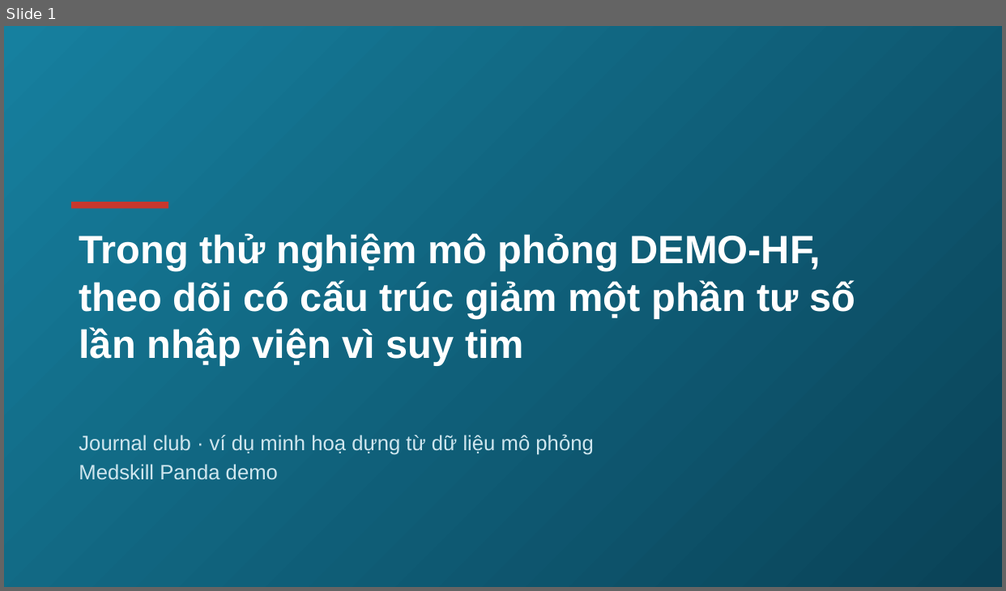
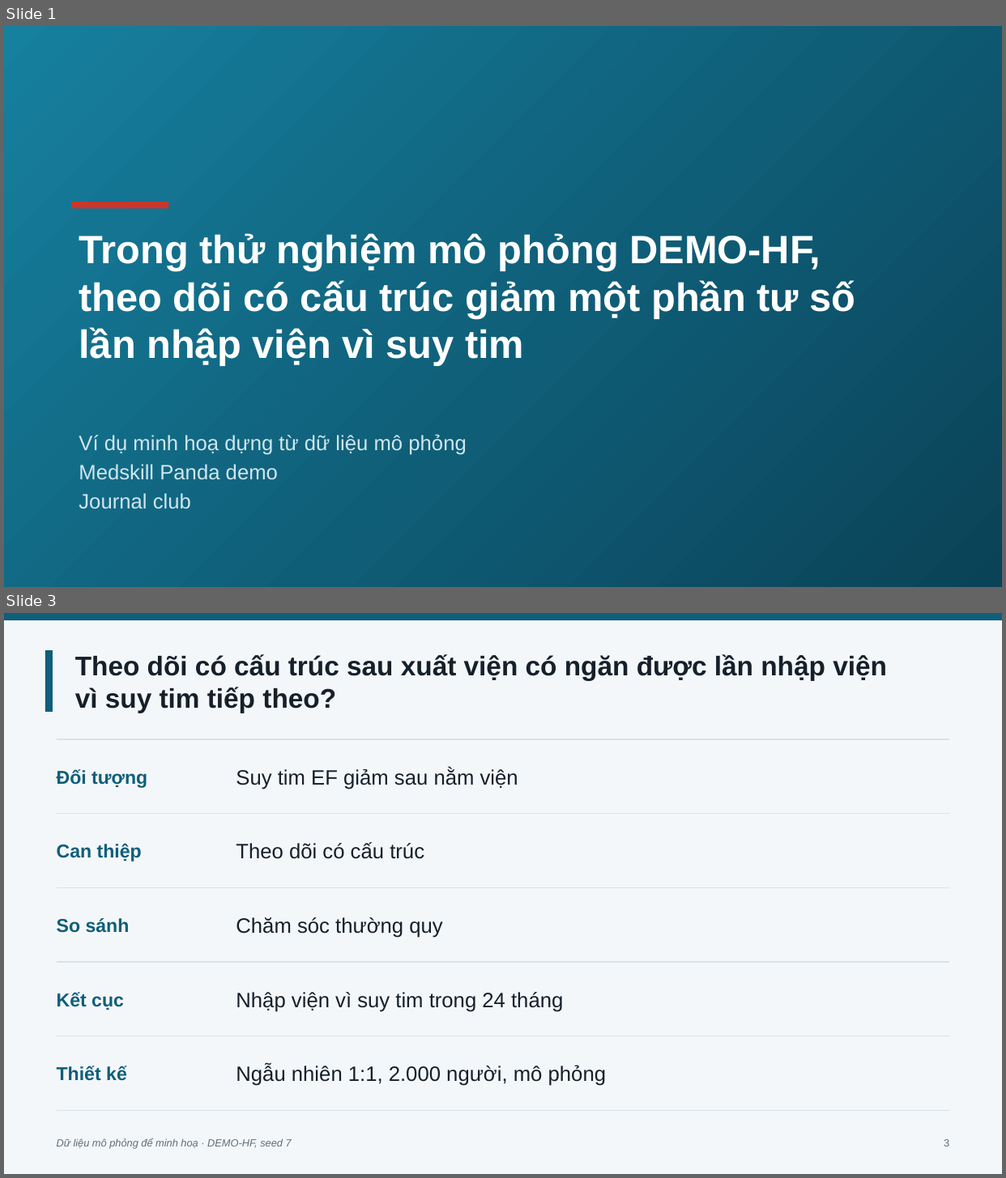
Before and after one commit to jackfeng94/medskill-panda, a slide deck: examples/demo-hf/pptx_vi/out/demo-hf.pptx. Shown one above the other, each under a label of ours: slide 1 before the commit, slides 1 and 3 after it; the slides between them are not shown. The pictures are 1006x591 and 1006x1178 pixels, drawn with LibreOffice and Linux fonts; fonts in the diff are those of the drawing; background and template pictures are left out. Boxes give left, top, right and bottom in pixels: in the first picture for what was removed or moved away, otherwise in the second. Text is boxed around its words. In the diff, an @@ line names an element or a change of style, - is before the commit and + after.

```diff
--- a/examples/demo-hf/pptx_vi/out/demo-hf.pptx
+++ b/examples/demo-hf/pptx_vi/out/demo-hf.pptx
@@ slide 3 added at (4, 613, 1002, 1174), background #F4F7F9 @@
@@ rectangle added at (4, 613, 1002, 620), fill #0F5E7A @@
@@ rectangle added at (45, 650, 53, 712), fill #0F5E7A @@
@@ title added at (75, 654, 887, 713), 26 pt, text #15202B, bold @@
+Theo dõi có cấu trúc sau xuất viện có ngăn được lần nhập viện vì suy tim tiếp theo?
@@ line added from (57, 739) to (949, 739), #D9E2E8 1 pt @@
@@ text added at (57, 769, 147, 788), 18 pt, text #0F5E7A, bold @@
+Đối tượng
@@ text added at (236, 768, 518, 790), 20 pt, text #15202B @@
+Suy tim EF giảm sau nằm viện
@@ line added from (57, 814) to (949, 814), #D9E2E8 1 pt @@
@@ text added at (57, 843, 142, 862), 18 pt, text #0F5E7A, bold @@
+Can thiệp
@@ text added at (236, 842, 424, 859), 20 pt, text #15202B @@
+Theo dõi có cấu trúc
@@ line added from (57, 888) to (949, 888), #D9E2E8 1 pt @@
@@ text added at (57, 918, 130, 933), 18 pt, text #0F5E7A, bold @@
+So sánh
@@ text added at (236, 918, 442, 938), 20 pt, text #15202B @@
+Chăm sóc thường quy
@@ line added from (57, 963) to (949, 963), #D9E2E8 1 pt @@
@@ text added at (57, 992, 124, 1010), 18 pt, text #0F5E7A, bold @@
+Kết cục
@@ text added at (236, 992, 563, 1012), 20 pt, text #15202B @@
+Nhập viện vì suy tim trong 24 tháng
@@ line added from (57, 1037) to (949, 1037), #D9E2E8 1 pt @@
@@ text added at (57, 1066, 127, 1081), 18 pt, text #0F5E7A, bold @@
+Thiết kế
@@ text added at (236, 1065, 606, 1086), 20 pt, text #15202B @@
+Ngẫu nhiên 1:1, 2.000 người, mô phỏng
@@ line added from (57, 1111) to (949, 1111), #D9E2E8 1 pt @@
@@ text added at (57, 1139, 292, 1149), 10 pt, text #5F6E7B, italic @@
+Dữ liệu mô phỏng để minh hoạ · DEMO-HF, seed 7
@@ text added at (944, 1139, 949, 1147), 10 pt, text #5F6E7B @@
+3
@@ slide 1 changed as well @@
@@ subtitle at (79, 434, 466, 455): text changed @@
-Journal club · ví dụ minh hoạ dựng từ dữ liệu mô phỏng
+Ví dụ minh hoạ dựng từ dữ liệu mô phỏng
@@ subtitle at (79, 493, 191, 510): paragraph added @@
+Journal club
```
Also in this commit, not shown: 5 other slides changed, 5 other slides added, 30 other files.
